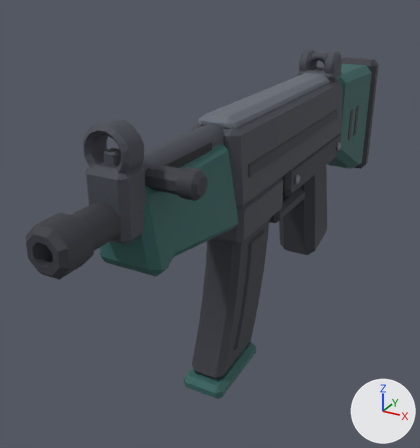
Before and after pictures for a commit that changed the glTF model roblox/assets/weapons-kit/w_smg.glb.
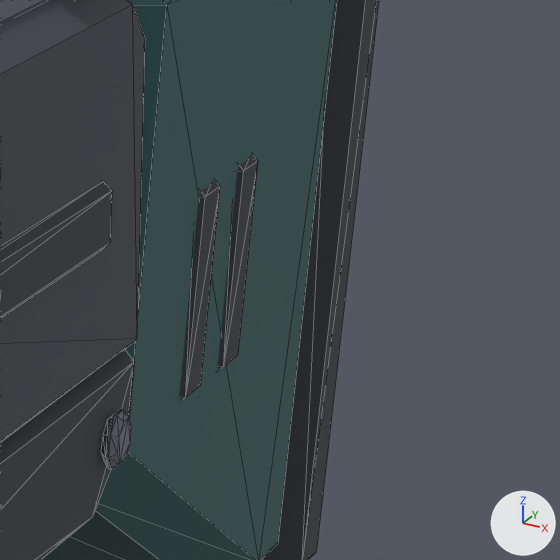
The first picture shows the older version from a 50 mm camera at (0.228, -0.586, 0.161) aimed at (-0.049, -0.082, -0.091). The close-ups show the older and then the newer version on the part from 77% to 96% of the width and 18% to 37% of the height of that picture. Only the edits that show in the close-ups are written down. The lights are fixed; the arrows at lower right show +X, +Y and +Z. The close-ups show mesh edges as thin lines. Vertices at exactly the same position are counted once.

Names of what the first close-up shows: 'body_wzB__frame__p444851', 'body_wzN__dark__p353840', 'grip_wzB__dark__p353840', 'mark_wzN__dark__p353840', 'rivet_wzN__steel__p757a84', 'stock_wzA__body__p30605d', 'stock_wzB__dark__p353840' and 1 more.
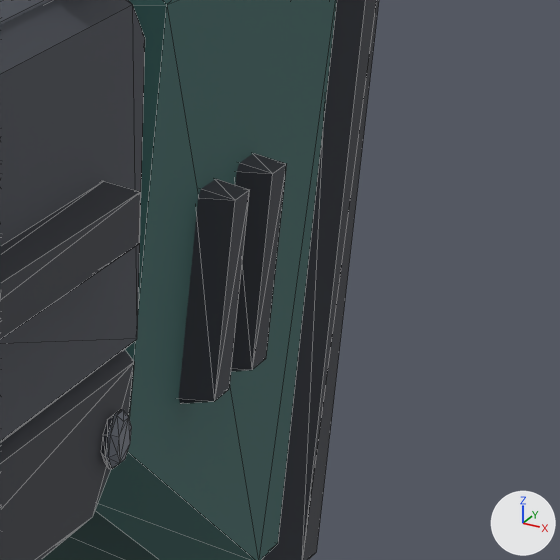
Pixel boxes (x1, y1, x2, y2) of what changed, in the close-ups (560 x 560 px):
'mark_wzN__dark__p353840', reshaped
    before: (179, 155, 258, 401)
    after: (179, 153, 287, 404)

What changed in the scene script:
```text
Change me_mark_wzn__dark__p353840:
    used by ob_mark_wzn__dark__p353840; location = (0.0, 0.0, 0.0)
    before: 2 (0.026, 0.1635, -0.0485) at pixel (185, 397), 5 (0.026, 0.1735, -0.0485) at pixel (200, 385), 8 (0.026, 0.1735, -0.0095) at pixel (220, 186), 10 (0.026, 0.1635, -0.0095) at pixel (205, 196), 26 (0.026, 0.1895, -0.0485) at pixel (223, 366)
    before: 29 (0.026, 0.1995, -0.0485) at pixel (238, 354), 32 (0.026, 0.1995, -0.0095) at pixel (258, 160), 34 (0.026, 0.1895, -0.0095) at pixel (243, 170)
    remove me_mark_wzn__dark__p353840.from_pydata(...)  # 48 vertices, 88 faces; spans x -0.026..0.026, y 0.162..0.201, z -0.05..-0.008
    add me_mark_wzn__dark__p353840.from_pydata(...)  # 48 vertices, 88 faces; spans x -0.0317..0.0317, y 0.162..0.201, z -0.05..-0.008
    me_mark_wzn__dark__p353840 part 1
    add for i in [2, 5, 8, 10, 26, 29, 32, 34]: me_mark_wzn__dark__p353840.vertices[i].co += Vector((0.0057, 0.0, 0.0))
    other edits to the shape of me_mark_wzn__dark__p353840 do not show in these pictures
```
